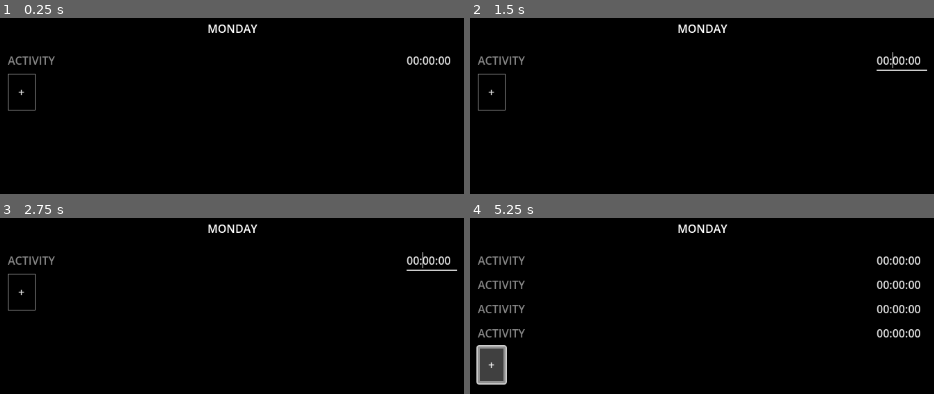
Above: before the commit, frames 1-4 (two rows, left to right).
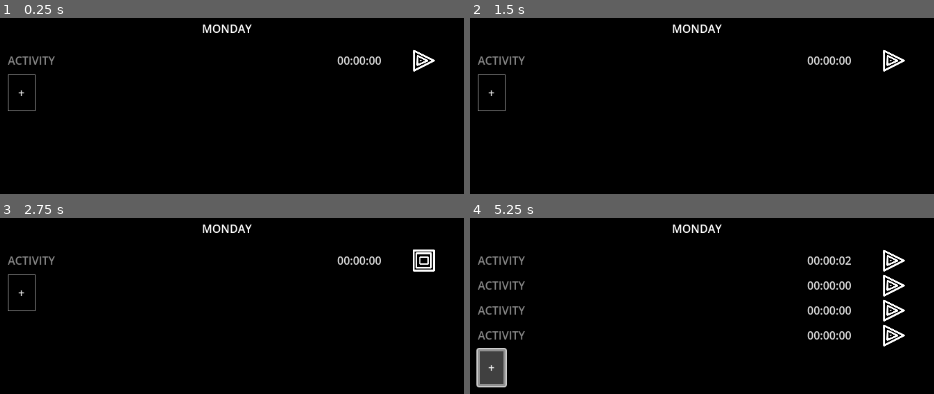
Above: after the commit, the same moments.

Repository: TobsF/snaptracker
Game: Godot game, scene res://tracker.tscn
Same seed, same stepped clock (60 frames per second), same inputs: the game is played once before the commit and once after it.
Inputs (mouse positions are in pixels of both pictures, inside the frame that each line leads up to):
- Up to frame 1 (0.25 s): no input
- Up to frame 2 (1.5 s): click (892, 60) at 0.52 s; click (892, 60) at 1.27 s
- Up to frame 3 (2.75 s): click (422, 260) at 2.02 s
- Up to frame 4 (5.25 s): click "+" at 2.75 s; click "+" at 3.5 s; click (892, 260) at 4.27 s; click "+" at 5 s

The runs differ from the first frame. In frame 1, 1.3% of the frame differs, in the area x 1-98%, y 3-53%; in frame 2, 1.4%; in frame 3, 1.5%; in frame 4, 4.7%, in the area x 1-98%, y 3-97%.

Commit message:
start/stop activity timers

Diff:
--- a/activity.gd
+++ b/activity.gd
@@ -1,4 +1,5 @@
 extends HBoxContainer
+class_name Activity
 
 var time_seconds: int = 0
 var regex: RegEx
@@ -16,10 +17,10 @@
 	var formatted_time: String = "%02d:%02d:%02d" % [hours, minutes, seconds]
 	$TimerEdit.text = formatted_time
 
-func _update_from_input(nex_text: String) -> void:
-	var match: RegExMatch = regex.search(nex_text)
-	if match != null and match.get_group_count() == 3:
-		var hours: int = int(match.get_string(1)) % 60
+func _update_from_input(new_text: String) -> void:
+	var match: RegExMatch = regex.search(new_text)
+	if match != null and new_text.length() == 8 and match.get_group_count() == 3:
+		var hours: int = int(match.get_string(1))
 		var minutes: int = int(match.get_string(2)) % 60
 		var seconds: int = int(match.get_string(3)) % 60
 		time_seconds = (hours * 60 * 60) + (minutes * 60) + seconds
@@ -36,3 +37,22 @@
 
 func _on_timer_edit_focus_exited() -> void:
 	_update_from_input($TimerEdit.text)
+
+
+func _on_play_button_pressed() -> void:
+	ActivityTopic.activity_stop.emit()
+	ActivityTopic.activity_stop.connect(_on_stop_button_pressed)
+	$BoxContainer/PlayButton.visible = false
+	$BoxContainer/StopButton.visible = true
+	$Timer.start()
+
+
+func _on_stop_button_pressed() -> void:
+	$BoxContainer/PlayButton.visible = true
+	$BoxContainer/StopButton.visible = false
+	$Timer.stop()
+	ActivityTopic.activity_stop.disconnect(_on_stop_button_pressed)
+
+
+func _on_timer_timeout() -> void:
+	time_seconds += 1
--- a/activity.tscn
+++ b/activity.tscn
@@ -1,10 +1,16 @@
-[gd_scene load_steps=3 format=3 uid="uid://bgjqv87s428vj"]
+[gd_scene load_steps=7 format=3 uid="uid://bgjqv87s428vj"]
 
 [ext_resource type="Script" path="res://activity.gd" id="1_yrv34"]
+[ext_resource type="Texture2D" uid="uid://scrrmhfudf2s" path="res://resources/buttons/play.png" id="2_5u05j"]
+[ext_resource type="Texture2D" uid="uid://cuo20bny42d52" path="res://resources/buttons/play_hover.png" id="3_fkrv8"]
+[ext_resource type="Texture2D" uid="uid://br0fv28n5c3ap" path="res://resources/buttons/stop.png" id="4_tihf0"]
+[ext_resource type="Texture2D" uid="uid://bean37gr7jal0" path="res://resources/buttons/stop_hover.png" id="5_cnjxd"]
 
 [sub_resource type="Theme" id="Theme_g4nif"]
 
 [node name="Activity" type="HBoxContainer"]
+offset_right = 175.0
+offset_bottom = 31.0
 theme = SubResource("Theme_g4nif")
 alignment = 1
 script = ExtResource("1_yrv34")
@@ -12,14 +18,44 @@
 [node name="ActivityEdit" type="LineEdit" parent="."]
 layout_mode = 2
 size_flags_horizontal = 3
+size_flags_stretch_ratio = 5.0
 placeholder_text = "ACTIVITY"
 expand_to_text_length = true
 
 [node name="TimerEdit" type="LineEdit" parent="."]
 layout_mode = 2
+size_flags_stretch_ratio = 1.5
 placeholder_text = "00:00:00"
 expand_to_text_length = true
+
+[node name="BoxContainer" type="BoxContainer" parent="."]
+custom_minimum_size = Vector2(32, 32)
+layout_mode = 2
+size_flags_horizontal = 3
+size_flags_stretch_ratio = 1.01
+
+[node name="PlayButton" type="TextureButton" parent="BoxContainer"]
+layout_mode = 2
+size_flags_horizontal = 3
+texture_normal = ExtResource("2_5u05j")
+texture_hover = ExtResource("3_fkrv8")
+ignore_texture_size = true
+stretch_mode = 5
+
+[node name="StopButton" type="TextureButton" parent="BoxContainer"]
+visible = false
+layout_mode = 2
+size_flags_horizontal = 3
+texture_normal = ExtResource("4_tihf0")
+texture_hover = ExtResource("5_cnjxd")
+ignore_texture_size = true
+stretch_mode = 5
+
+[node name="Timer" type="Timer" parent="."]
 
 [connection signal="focus_entered" from="TimerEdit" to="." method="_on_timer_edit_focus_entered"]
 [connection signal="focus_exited" from="TimerEdit" to="." method="_on_timer_edit_focus_exited"]
 [connection signal="text_submitted" from="TimerEdit" to="." method="_on_timer_edit_text_submitted"]
+[connection signal="pressed" from="BoxContainer/PlayButton" to="." method="_on_play_button_pressed"]
+[connection signal="pressed" from="BoxContainer/StopButton" to="." method="_on_stop_button_pressed"]
+[connection signal="timeout" from="Timer" to="." method="_on_timer_timeout"]
--- /dev/null
+++ b/activity_topic.gd
@@ -0,0 +1,3 @@
+extends Node
+
+signal activity_stop()
--- a/project.godot
+++ b/project.godot
@@ -15,6 +15,10 @@
 config/features=PackedStringArray("4.2", "Forward Plus")
 config/icon="res://icon.svg"
 
+[autoload]
+
+ActivityTopic="*res://activity_topic.gd"
+
 [display]
 
 window/size/borderless=true
--- a/tracker_theme.tres
+++ b/resources/themes/tracker_theme.tres
@@ -1,6 +1,6 @@
 [gd_resource type="Theme" load_steps=7 format=3 uid="uid://c7v1cvt2e6440"]
 
-[ext_resource type="StyleBox" uid="uid://cbe53pebfmf12" path="res://border_stylebox.tres" id="1_kg1ta"]
+[ext_resource type="StyleBox" uid="uid://cbe53pebfmf12" path="res://resources/themes/border_stylebox.tres" id="1_drfjd"]
 
 [sub_resource type="StyleBoxFlat" id="StyleBoxFlat_136ae"]
 content_margin_left = 15.0
@@ -27,7 +27,6 @@
 border_color = Color(0.873298, 0.873298, 0.873298, 1)
 
 [sub_resource type="StyleBoxEmpty" id="StyleBoxEmpty_ra10u"]
-content_margin_left = 15.0
 content_margin_top = 15.0
 content_margin_right = 15.0
 content_margin_bottom = 15.0
@@ -40,10 +39,10 @@
 bg_color = Color(0, 0, 0, 1)
 
 [resource]
-Button/styles/disabled = ExtResource("1_kg1ta")
+Button/styles/disabled = ExtResource("1_drfjd")
 Button/styles/focus = null
 Button/styles/hover = SubResource("StyleBoxFlat_136ae")
-Button/styles/normal = ExtResource("1_kg1ta")
+Button/styles/normal = ExtResource("1_drfjd")
 Button/styles/pressed = SubResource("StyleBoxFlat_t7u38")
 Label/styles/normal = SubResource("StyleBoxEmpty_ra10u")
 LineEdit/styles/focus = SubResource("StyleBoxFlat_aef1e")
--- a/tracker.tscn
+++ b/tracker.tscn
@@ -1,7 +1,7 @@
 [gd_scene load_steps=6 format=3 uid="uid://ccyribr17cuhf"]
 
 [ext_resource type="PackedScene" uid="uid://chalvtlpjhj0r" path="res://background.tscn" id="1_i0got"]
-[ext_resource type="Theme" uid="uid://c7v1cvt2e6440" path="res://tracker_theme.tres" id="2_4c3qh"]
+[ext_resource type="Theme" uid="uid://c7v1cvt2e6440" path="res://resources/themes/tracker_theme.tres" id="2_4c3qh"]
 [ext_resource type="PackedScene" uid="uid://bgjqv87s428vj" path="res://activity.tscn" id="3_6kw8f"]
 [ext_resource type="PackedScene" uid="uid://euos5mhsb35v" path="res://global_scaler.tscn" id="3_rnt32"]
 [ext_resource type="PackedScene" uid="uid://kccesvha77mj" path="res://add_activity.tscn" id="4_mp6mi"]
Binary file added: resources/buttons/play.png
Not shown, added: resources/buttons/play.png.import
Binary file added: resources/buttons/play_hover.png
Not shown, added: resources/buttons/play_hover.png.import
Binary file added: resources/buttons/stop.png
Not shown, added: resources/buttons/stop.png.import
Binary file added: resources/buttons/stop_hover.png
Not shown, added: resources/buttons/stop_hover.png.import
Renamed: border_stylebox.tres -> resources/themes/border_stylebox.tres
Not shown, added: resources/buttons/play.kra
Not shown, added: resources/buttons/play.kra~
Not shown, added: resources/buttons/play_hover.png~
(and 2 more such lines)
